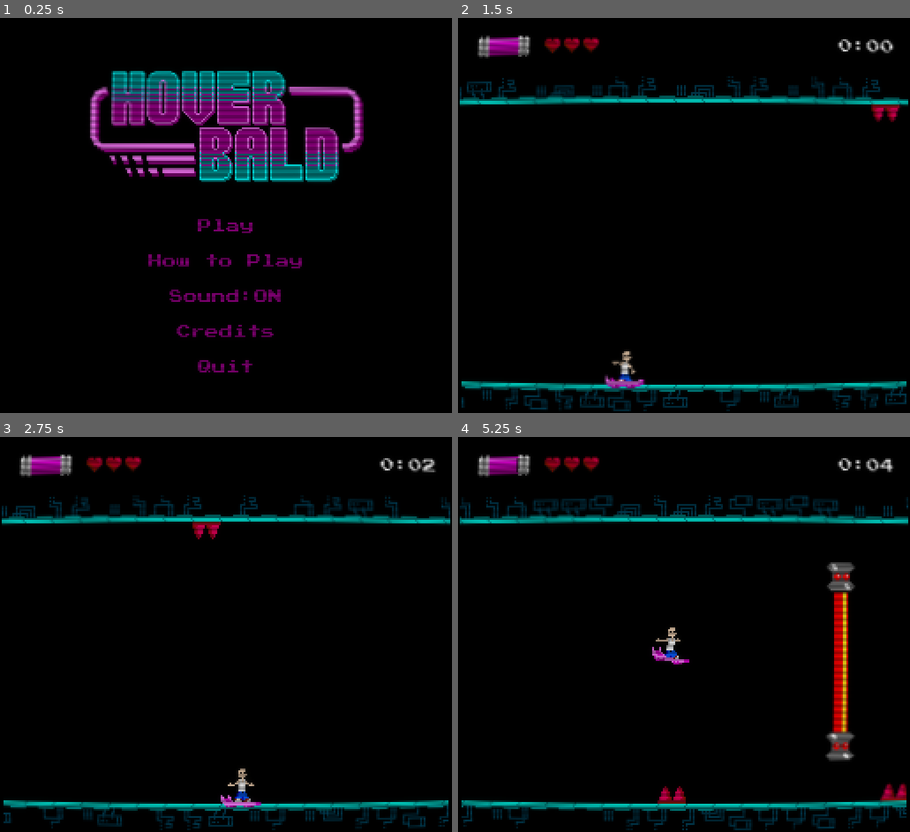
Above: before the commit, frames 1-4 (two rows, left to right).
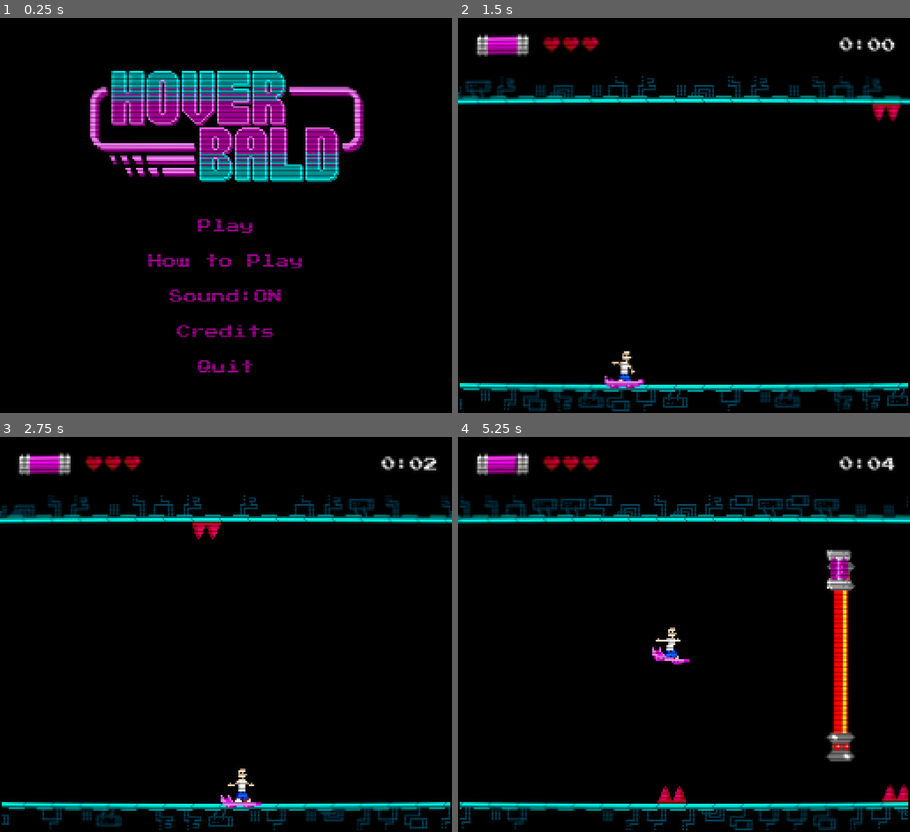
Above: after the commit, the same moments.

Repository: kernel00ps/Hoverbald
Game: Godot game, scene res://scenes/main_menu.tscn
Same seed, same stepped clock (60 frames per second), same inputs: the game is played once before the commit and once after it. Sound files missing from this copy of the repository are replaced by a short silence.
Inputs:
- Up to frame 1 (0.25 s): no input
- Up to frame 2 (1.5 s): click "Play" at 0.5 s; hold D (RIGHT) from 1.28 s (still down)
- Up to frame 3 (2.75 s): release D (RIGHT) at 2.03 s; hold S (DOWN) from 2.03 s (still down)
- Up to frame 4 (5.25 s): release S (DOWN) at 2.78 s; hold D (RIGHT) 2.78-3.53 s; hold Space (UP) 3.53-4.28 s; hold A (LEFT) from 4.28 s (still down)

The runs differ from the first frame. In frame 1, 8.2% of the frame differs, in the area x 19-81%, y 13-90%; in frame 2, 5.6%; in frame 3, 5.4%; in frame 4, 7.4%.

Commit message:
Shader + obstacle fix

Diff:
--- a/data/crt.gdshader
+++ b/data/crt.gdshader
@@ -3,7 +3,7 @@
 
 uniform sampler2D screen_texture: hint_screen_texture, filter_linear_mipmap;
 
-const float curvature = 7.0;
+const float curvature = 10.0;
 const float viewport_width = 256.0;
 const float vignette_multiplier = 0.0;
 
@@ -17,7 +17,7 @@
 	vec2 warped_uv = centered_uv + centered_uv * uv_offset * uv_offset;
 
 	vec3 cutoff = vec3(step(abs(warped_uv.x), 1.0) * step(abs(warped_uv.y), 1.0));
-	vec3 scanlines = vec3(sin(2.0 * warped_uv.y * viewport_width) * 0.15 + 0.75);
+	vec3 scanlines = vec3(sin(1.0 * warped_uv.y * viewport_width) * 0.25 + 0.95);
 	vec3 vignette = vec3(length(pow(abs(centered_uv), vec2(4.0)) / 3.0) );
 
 	vec3 screen_color = textureLod(screen_texture, (warped_uv + 1.0) / 2.0, 0.1).rgb * cutoff * scanlines;
--- a/scenes/main.tscn
+++ b/scenes/main.tscn
@@ -37,7 +37,7 @@
 autostart = true
 
 [node name="EnergyTimer" type="Timer" parent="."]
-wait_time = 5.0
+wait_time = 2.0
 autostart = true
 
 [node name="SpeedUpTimer" type="Timer" parent="."]
--- a/scripts/obstacle.gd
+++ b/scripts/obstacle.gd
@@ -88,7 +88,7 @@
 			$LowerArea.position.y -= PIXEL_SIZE
 
 	#ne pitaj zasto je ovako, samo sam ga drkao dok nije proradilo
-	var gap_height = $LowerArea.position.y - $UpperArea.position.y - PIXEL_SIZE
+	var gap_height = $LowerArea.position.y - $UpperArea.position.y
 
 	if gap_height < PIXEL_SIZE:
 		gap_height = PIXEL_SIZE
